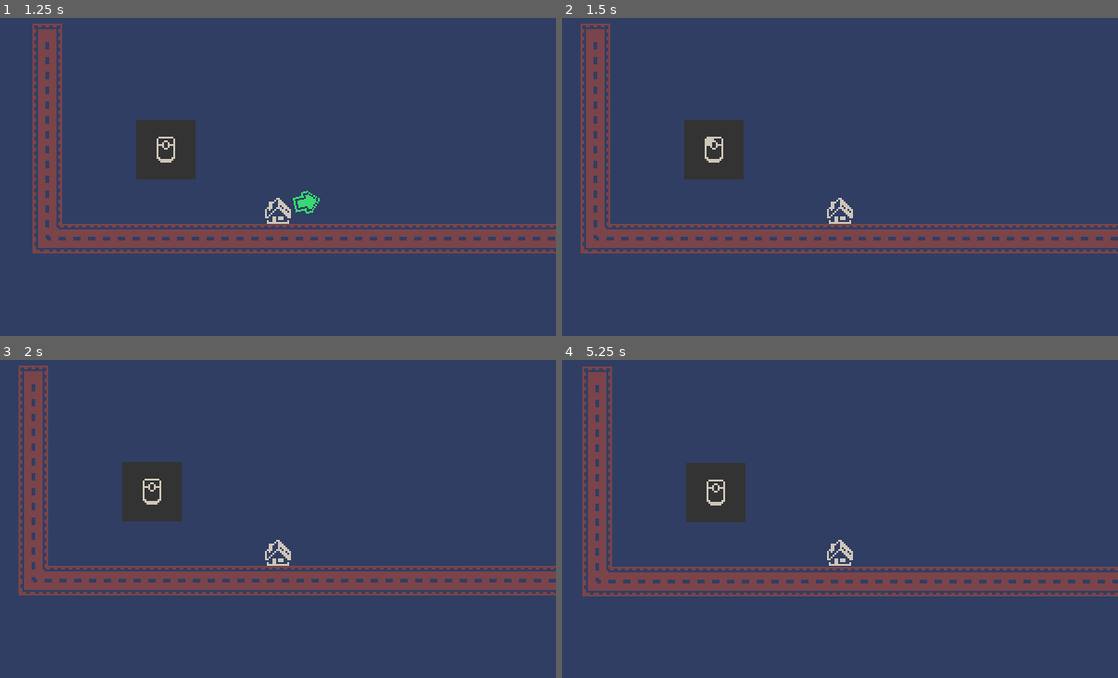
Above: before the commit, frames 1-4 (two rows, left to right).
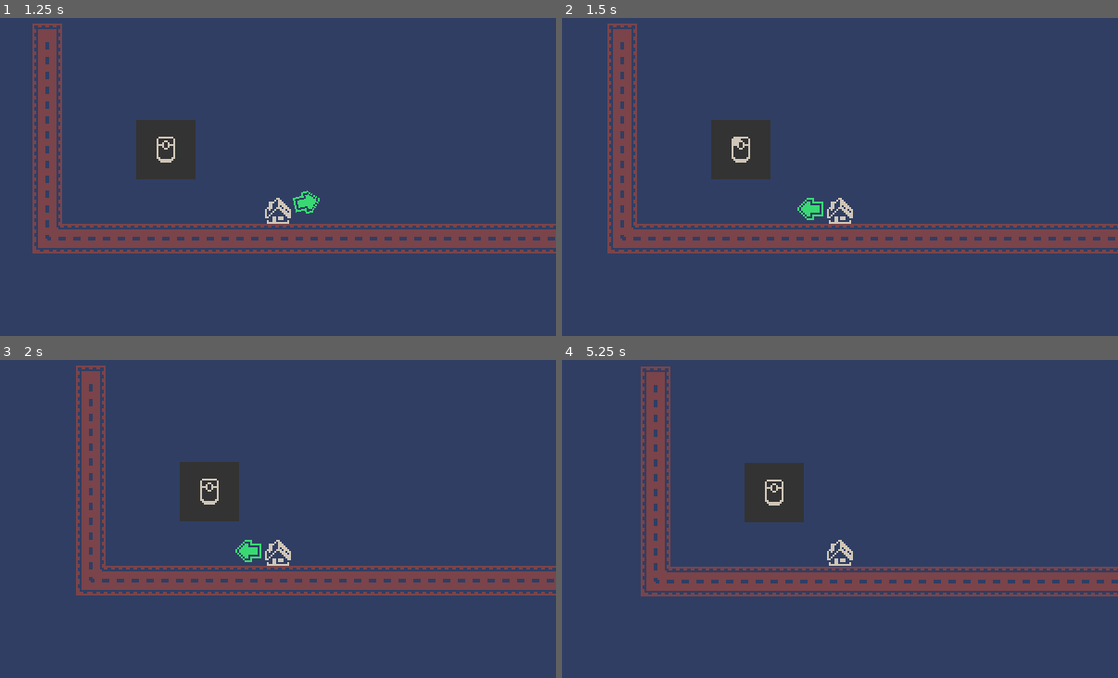
Above: after the commit, the same moments.

Repository: AmossGuy/jumphouse
Game: Godot game, scene res://main.tscn
Same seed, same stepped clock (60 frames per second), same inputs: the game is played once before the commit and once after it.
Inputs (mouse positions are in pixels of both pictures, inside the frame that each line leads up to):
- Up to frame 1 (1.25 s): tap Enter at 0.5 s; move the mouse to (400, 180) at 0.52 s; press the mouse at (400, 180) at 0.53 s
- Up to frame 2 (1.5 s): move the mouse to (728, 237) at 1.27 s; release the mouse at (728, 237) at 1.28 s; click (728, 237) at 1.35 s
- Up to frame 3 (2 s): no input
- Up to frame 4 (5.25 s): move the mouse to (895, 429) at 2.02 s; press the mouse at (895, 429) at 2.03 s; move the mouse to (812, 662) at 2.77 s; release the mouse at (812, 662) at 2.78 s; click (812, 662) at 2.85 s; move the mouse to (1006, 633) at 3.52 s; press the mouse at (1006, 633) at 3.53 s; move the mouse to (673, 468) at 4.27 s; release the mouse at (673, 468) at 4.28 s; click (673, 468) at 4.35 s; move the mouse to (867, 550) at 5.02 s; press the mouse at (867, 550) at 5.03 s

Frame 1 is identical in both runs. In frame 2, 8.4% of the frame differs, in the area x 3-100%, y 1-75%; in frame 3, 11%; in frame 4, 10%.

Commit message:
add leniency for floorsliding

Diff:
--- a/objects/ball.gd
+++ b/objects/ball.gd
@@ -4,6 +4,7 @@
 const FRICTION := 170
 const ARROW_OFFSET := 16
 const LAUNCH_FORCE := 100
+const FLOOR_SLIDE_RANGE := 45
 
 var velocity := Vector2.ZERO
 
@@ -27,9 +28,25 @@
 		if launch_vec != Vector2.INF:
 			velocity = launch_vec
 
-func test_launch(launch_vec: Vector2) -> Vector2:
+func test_launch(v: Vector2) -> Vector2:
+	var launch_vec := v
 	var test_vec := launch_vec.normalized() * 8
 	var collision := move_and_collide(test_vec, true, true, true)
+
+	if collision != null \
+		and launch_vec.angle() >= deg2rad(0) \
+		and launch_vec.angle() <= deg2rad(FLOOR_SLIDE_RANGE):
+			launch_vec = Vector2.RIGHT * launch_vec.length()
+			test_vec = launch_vec.normalized() * 8
+			collision = move_and_collide(test_vec, true, true, true)
+
+	if collision != null \
+		and launch_vec.angle() >= deg2rad(FLOOR_SLIDE_RANGE + 90) \
+		and launch_vec.angle() <= deg2rad(180):
+			launch_vec = Vector2.LEFT * launch_vec.length()
+			test_vec = launch_vec.normalized() * 8
+			collision = move_and_collide(test_vec, true, true, true)
+
 	return launch_vec if collision == null and is_on_floor() else Vector2.INF
 
 func get_launch_vec() -> Vector2:
@@ -45,5 +62,5 @@
 		arrows[i].visible = i < count
 		arrows[i].global_rotation = angle
 		arrows[i].global_position = global_position \
-			+ get_local_mouse_position().rotated(rotation) \
+			+ Vector2.RIGHT.rotated(angle) \
 			.normalized() * ARROW_OFFSET * (i+1)
